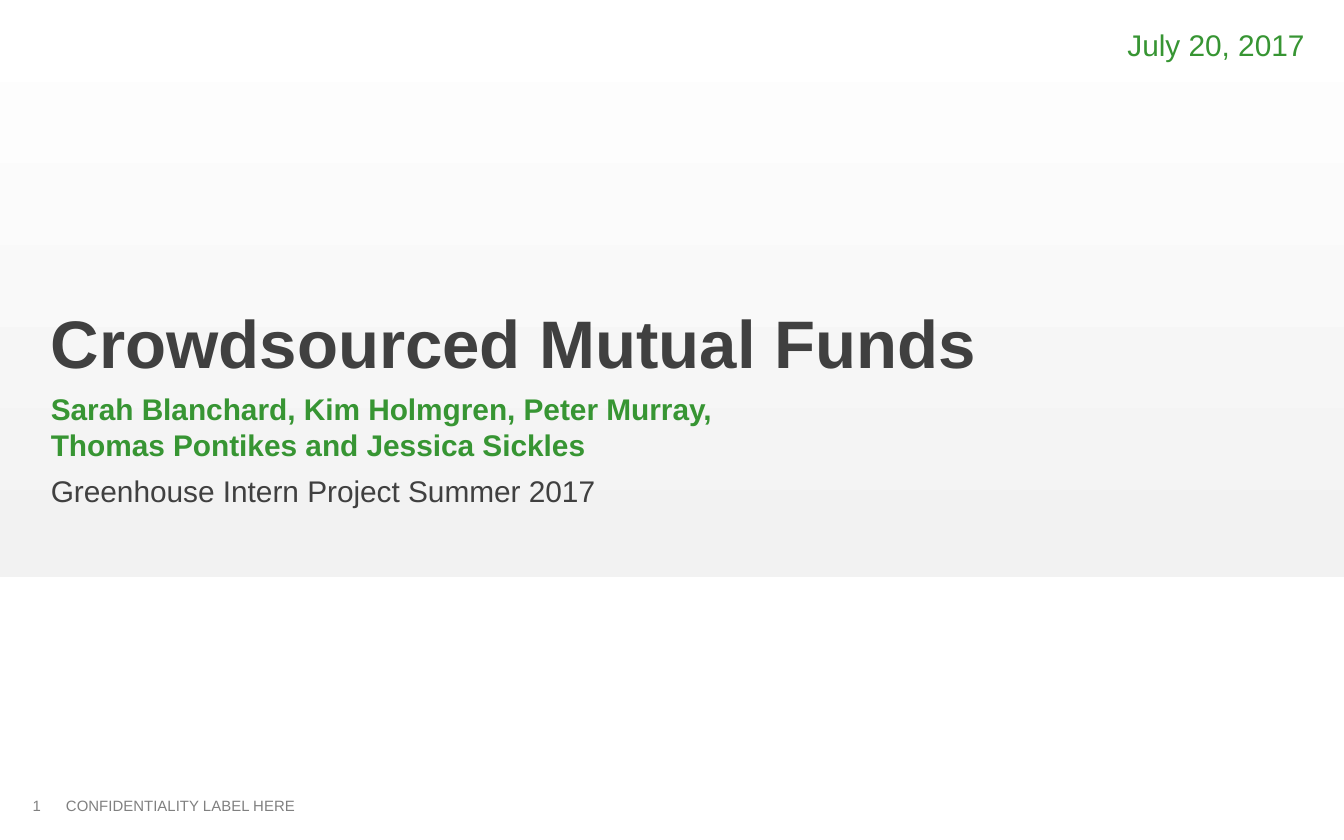
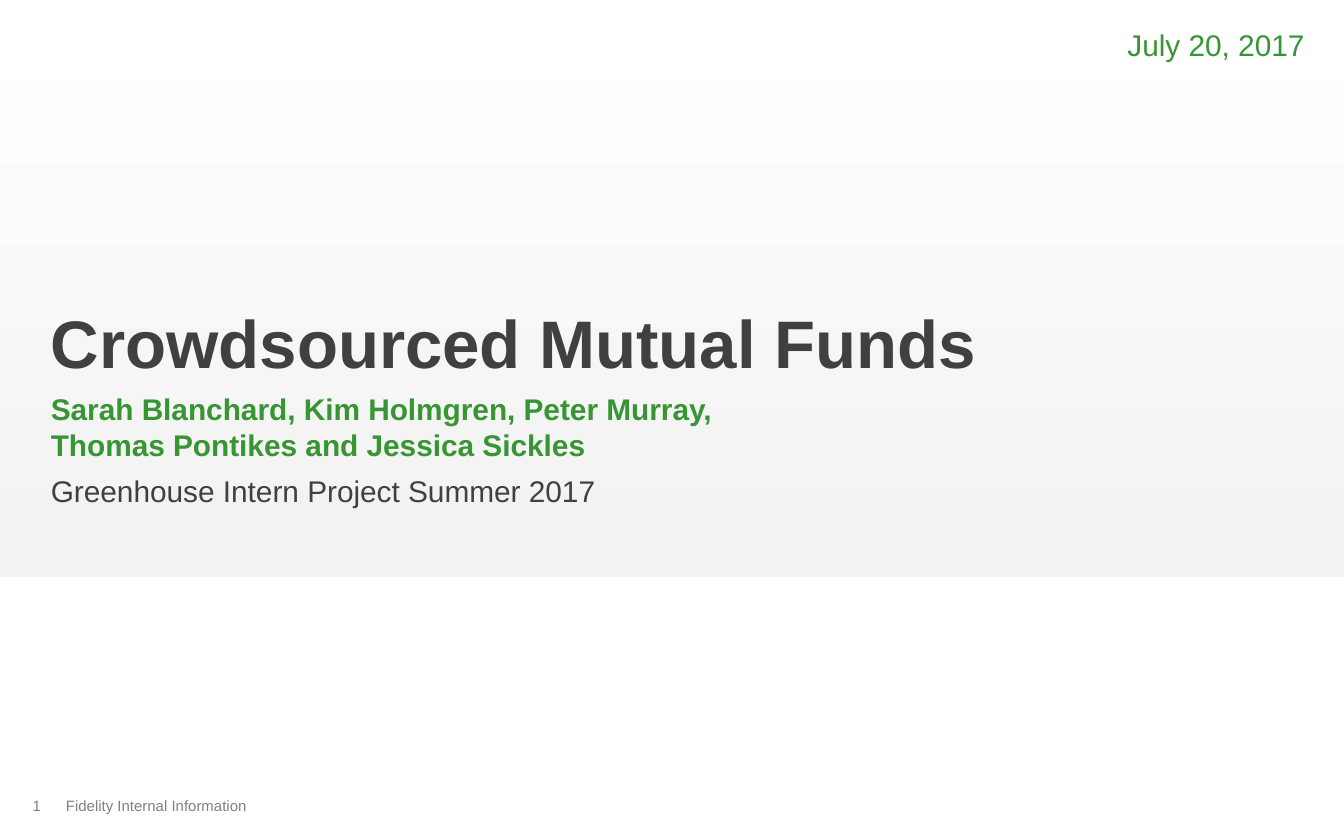
Before and after one commit to thomas-pontikes/greenhouse, a slide deck: slide 1 of CMF.pptx. Drawn at 1344x840 pixels with LibreOffice and Linux fonts; fonts in the diff are those of the drawing; background and template pictures are left out. Boxes give left, top, right and bottom in pixels: in the first picture for what was removed or moved away, otherwise in the second. Text is boxed around its words. In the diff, an @@ line names an element or a change of style, - is before the commit and + after.

```diff
--- a/CMF.pptx
+++ b/CMF.pptx
@@ text removed at [66,800,295,811] @@
-CONFIDENTIALITY LABEL HERE
@@ text added at [66,800,247,814], 8 pt, text #808080 @@
+Fidelity Internal Information
```
Also in this commit, not shown: 12 other slides changed.
